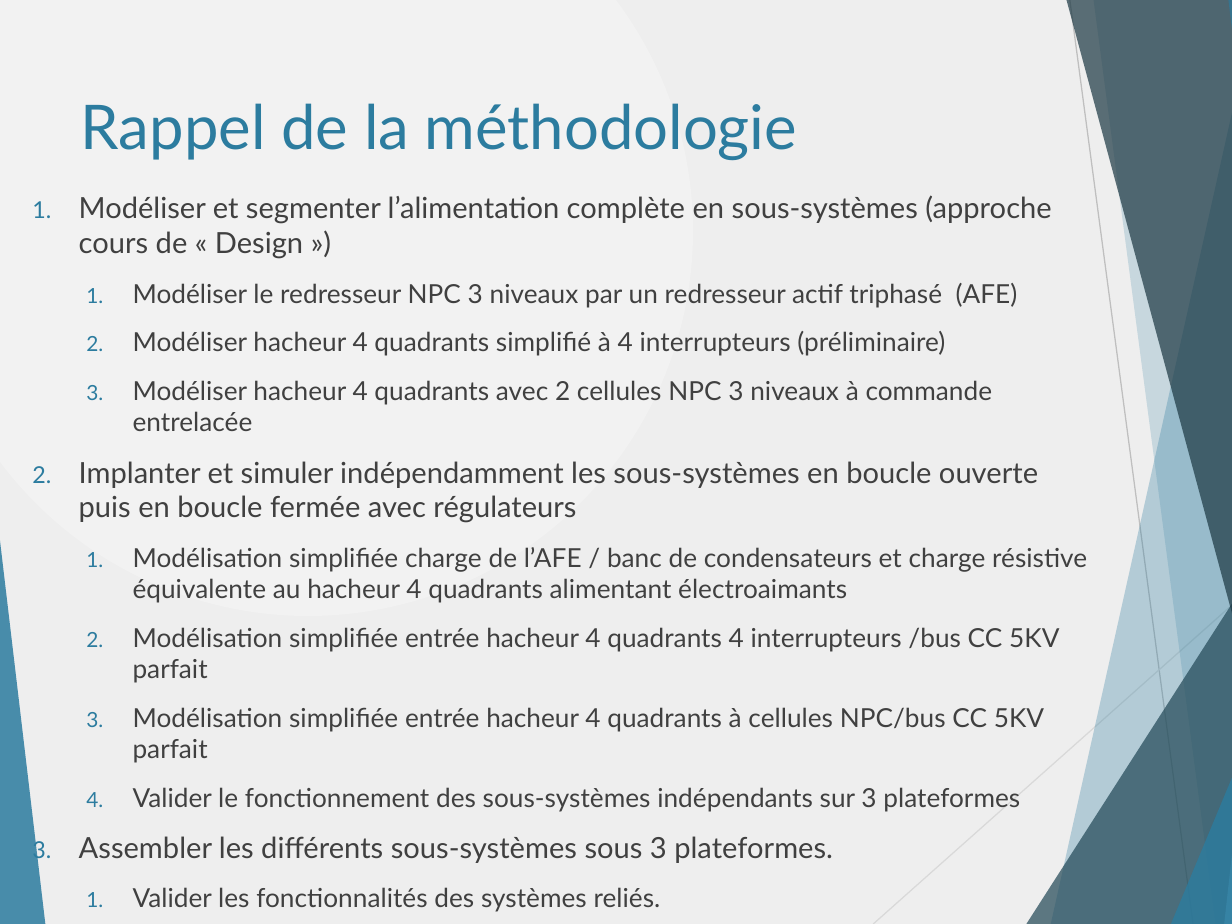
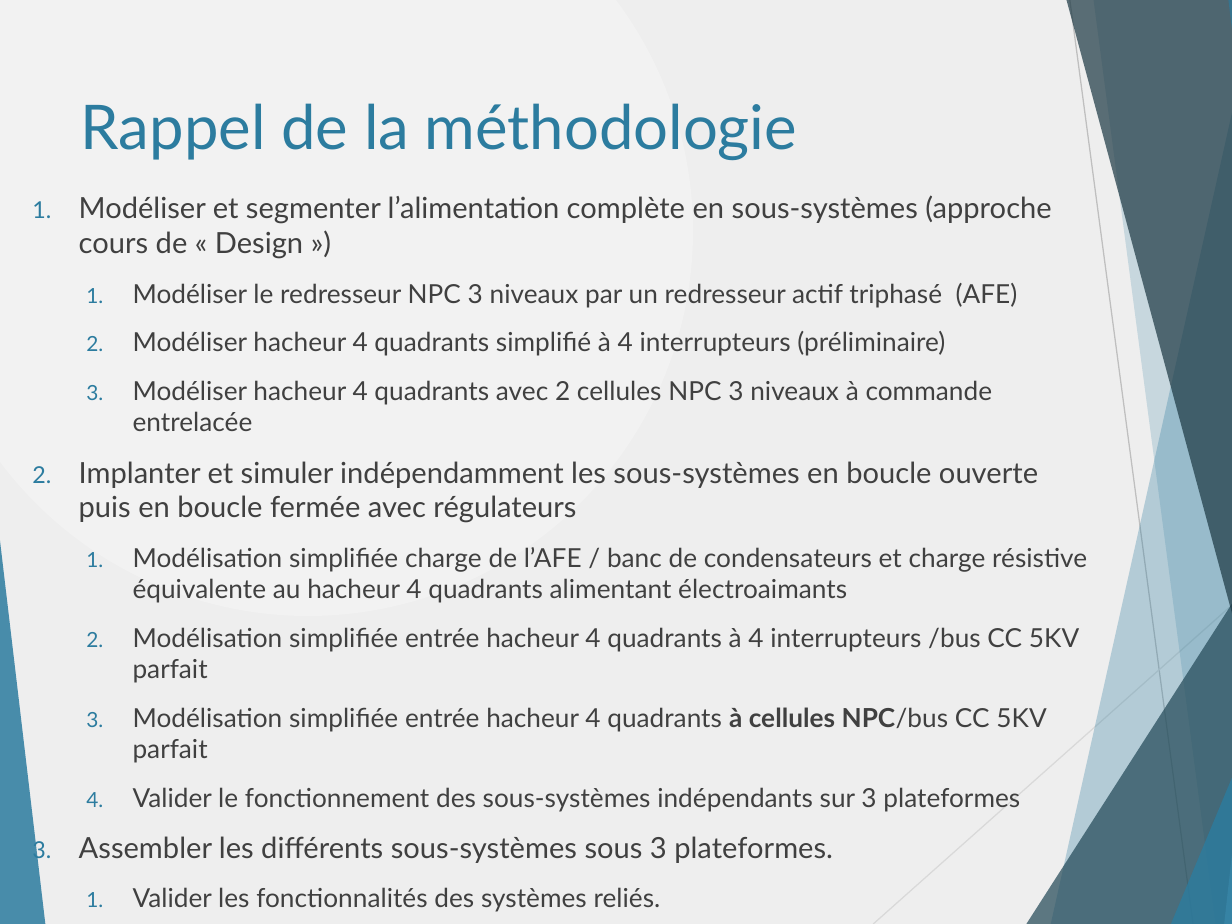
Before and after one commit to danthib76/DesignIV, a slide deck: slide 4 of Remise/Remise 2/Presentation2PVcorr2.pptx. Drawn at 1232x924 pixels with LibreOffice and Linux fonts; fonts in the diff are those of the drawing. Boxes give left, top, right and bottom in pixels: in the first picture for what was removed or moved away, otherwise in the second. Text is boxed around its words. In the diff, an @@ line names an element or a change of style, - is before the commit and + after.

Commit message:
Petit ajout

```diff
--- a/Remise/Remise 2/Presentation2PVcorr2.pptx
+++ b/Remise/Remise 2/Presentation2PVcorr2.pptx
@@ text at box(133, 627, 1079, 683): text changed @@
-    2. Modélisation simplifiée entrée hacheur 4 quadrants 4 interrupteurs /bus CC 5KV parfait
+    2. Modélisation simplifiée entrée hacheur 4 quadrants à 4 interrupteurs /bus CC 5KV parfait
@@ text at box(133, 707, 1046, 763): bold on in "à cellules NPC/bus" @@
```
